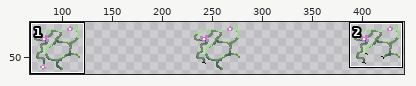
Sprite sheet, stored at app/assets/Image/scene2/vine spritesheet.png. Above, an overview of the earlier version with the close-up marked.
Close-up. Before:
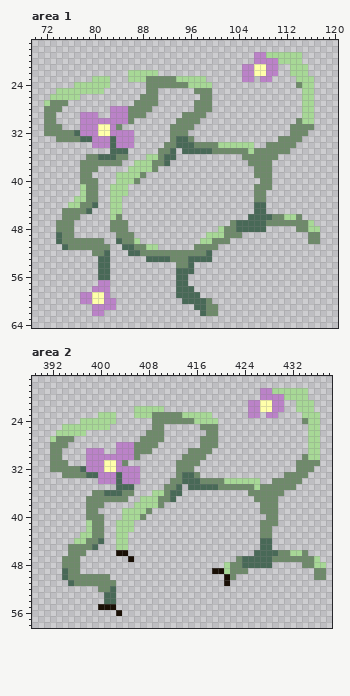
The file is 480x90 pixels. Shown: area 1: x 70..120, y 17..64; area 2: x 389..438, y 17..58. The wide view leaves out empty margins. The commit also changed other parts of the picture, which this record leaves out.
After:
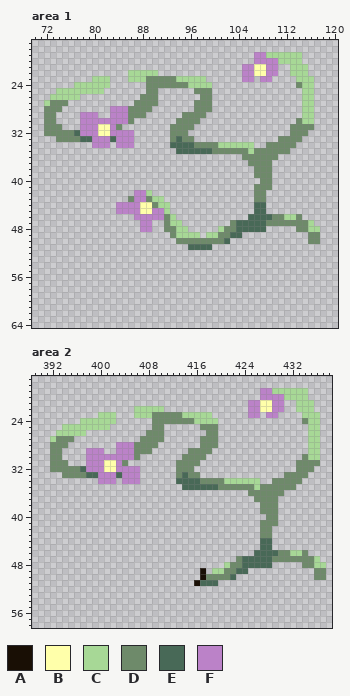
Palette (. is transparent): A #190f05  B #ffffaa  C #a7d896  D #6e8a6a  E #486957  F #bb82c8
What changed:
Changed rows in their new state; - is an unchanged pixel.
Area 1:
first column x 74:
33 ---------------------D---------
34 ---------.--------.E-----------
35 ---------...-----...E----------
36 -----.......---.....-----------
37 ----.......--......------------
38 ----...-----.....--------------
39 ----..----.....----------------
40 ----...---....-----------------
41 ----...--...-------------------
42 ----...--...-FFC---------------
43 ---....--..-DFFDCC-------------
44 --.....--.FFFFBBDCC------------
45 -.....---.FFFFBBFFC------------
46 -...-----..--FFFFFDC-----------
47 ...------...--FF--DCC----------
48 ...------...--FF--DDCC---------
49 ...-------...------DCCCC---D-EE
50 ........--....------DDDDDD--E--
51 -........--......-----EEEE.----
52 ------...---..............-----
53 -------..------...........-----
54 -------..-----------...--------
55 -------..-----------...--------
56 -------..-----------..---------
57 -------..-----------..---------
58 ------...-----------...--------
59 ----.....-----------....-------
60 ----......-----------.....-----
61 ------....-------------....----
62 ------..----------------...----
Area 2:
first column x 394:
33 ---------------------D---------
34 ---------.--------.E-----------
35 ---------...-----...E----------
36 -----.......---.....-----------
37 ----.......--......------------
38 ----...-----.....--------------
39 ----..----.....----------------
40 ----...---....-----------------
41 ----...--...-------------------
42 ----...--...-------------------
43 ---....--..--------------------
44 --.....--..--------------------
45 -.....---..--------------------
46 -...-----..--------------------
47 ...--------.-------------------
48 ...----------------------------
49 ...--------------------A-CCD-EE
50 ........---------------ADDDDE--
51 -........-------------AEEE-.---
52 ------...----------------------
53 -------..----------------------
54 -------..----------------------
55 ------...----------------------
56 ---------.---------------------
Pixel boxes of the changes (left, top, right, bottom) in both close-ups:
changed: (56, 136, 242, 316)
changed: (62, 472, 194, 616)
changed: (194, 568, 248, 586)
